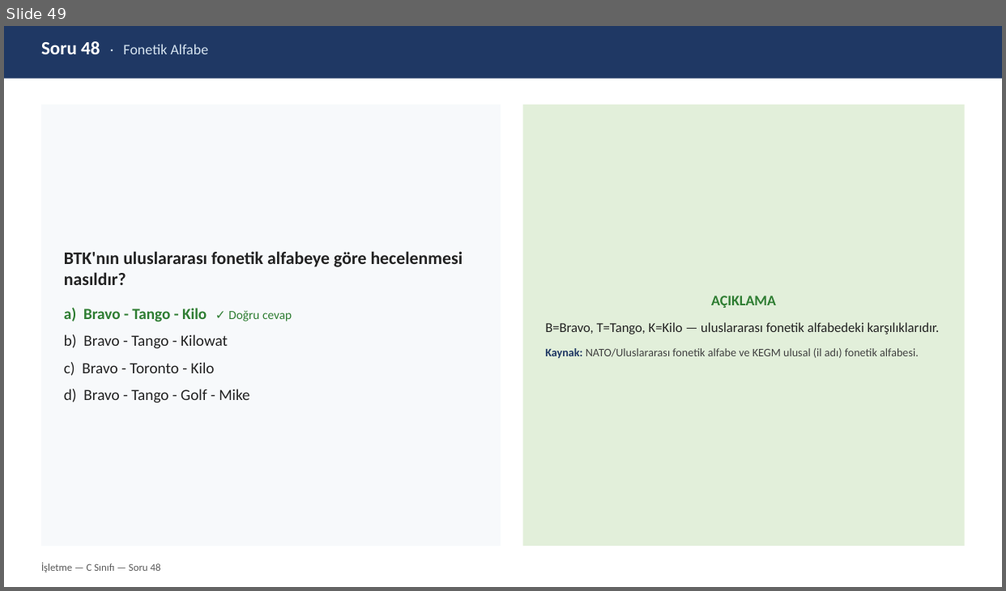
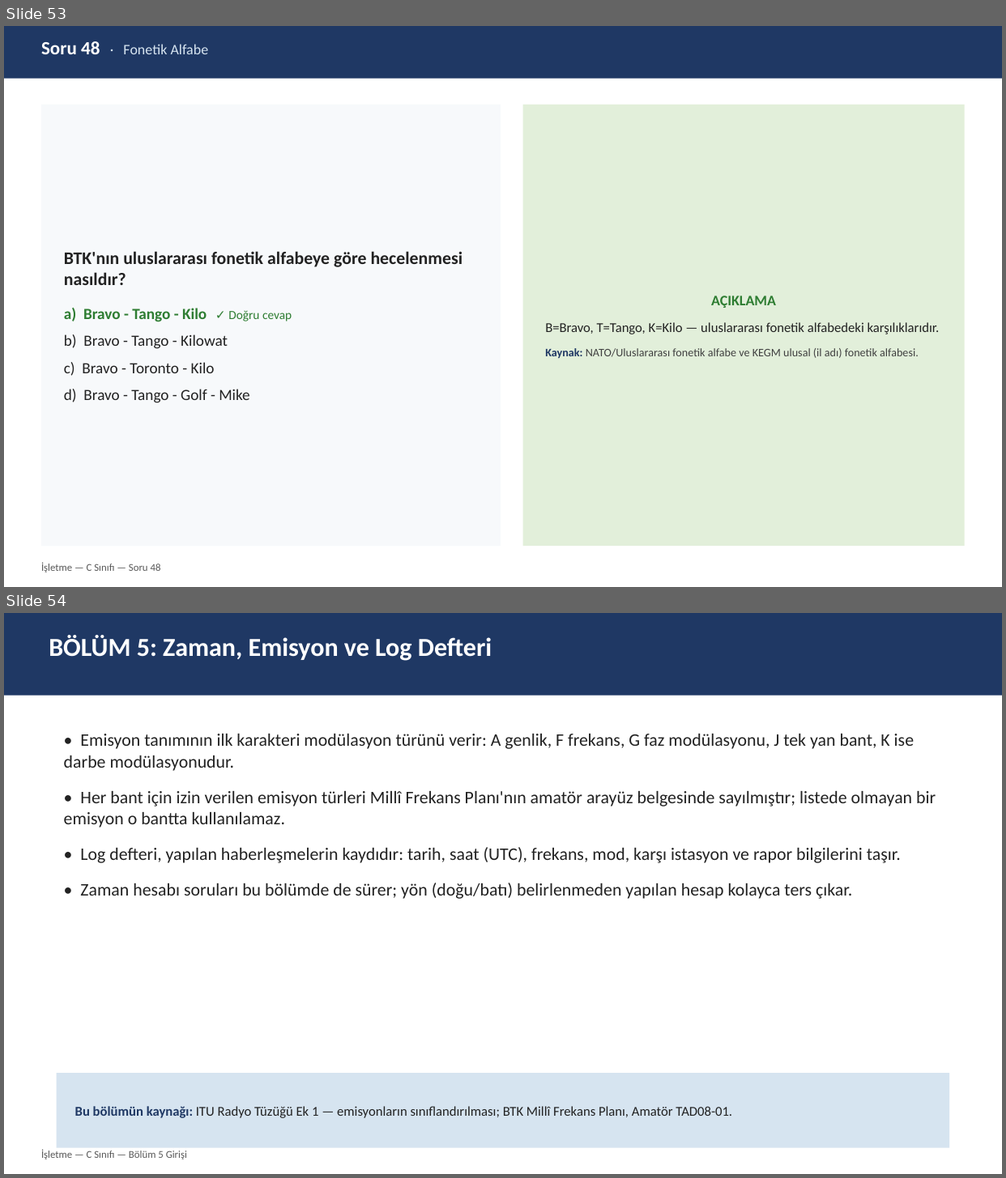
Before and after one commit to TA3HRJ/amator-telsiz-egitimi, a slide deck: Amator_Telsizcilik_C_Isletme_Sinav_Hazirlik_v1.0.pptx. Shown one above the other, each under a label of ours: slide 49 before the commit, slides 53 and 54 after it. The pictures are 1006x591 and 1006x1178 pixels, drawn with LibreOffice and Linux fonts; fonts in the diff are those of the drawing. Boxes give left, top, right and bottom in pixels: in the first picture for what was removed or moved away, otherwise in the second. Text is boxed around its words. In the diff, an @@ line names an element or a change of style, - is before the commit and + after.

```diff
--- a/Amator_Telsizcilik_C_Isletme_Sinav_Hazirlik_v1.0.pptx
+++ b/Amator_Telsizcilik_C_Isletme_Sinav_Hazirlik_v1.0.pptx
@@ slide 54 added at [4, 613, 1002, 1174], background #FFFFFF @@
@@ rectangle added at [4, 613, 1002, 696], fill #1F3864 @@
@@ text added at [49, 635, 492, 661], 25 pt, text #FFFFFF, bold @@
+BÖLÜM 5: Zaman, Emisyon ve Log Defteri
@@ text added at [64, 734, 936, 899], 17 pt, text #222222 @@
+• Emisyon tanımının ilk karakteri modülasyon türünü verir: A genlik, F frekans, G faz modülasyonu, J tek yan bant, K ise darbe modülasyonudur.
+• Her bant için izin verilen emisyon türleri Millî Frekans Planı'nın amatör arayüz belgesinde sayılmıştır; listede olmayan bir emisyon o bantta kullanılamaz.
+• Log defteri, yapılan haberleşmelerin kaydıdır: tarih, saat (UTC), frekans, mod, karşı istasyon ve rapor bilgilerini taşır.
+• Zaman hesabı soruları bu bölümde de sürer; yön (doğu/batı) belirlenmeden yapılan hesap kolayca ters çıkar.
@@ rectangle added at [57, 1073, 949, 1148], fill #D6E4F0, 13 pt, text #222222 @@
+Bu bölümün kaynağı: ITU Radyo Tüzüğü Ek 1 — emisyonların sınıflandırılması; BTK Millî Frekans Planı, Amatör TAD08-01.
@@ text added at [41, 1149, 187, 1160], 10 pt, text #595959 @@
+İşletme — C Sınıfı — Bölüm 5 Girişi
@@ what was slide 49 is now slide 53 @@
```
Also in this commit, not shown: 7 other slides added, 5 other files.
